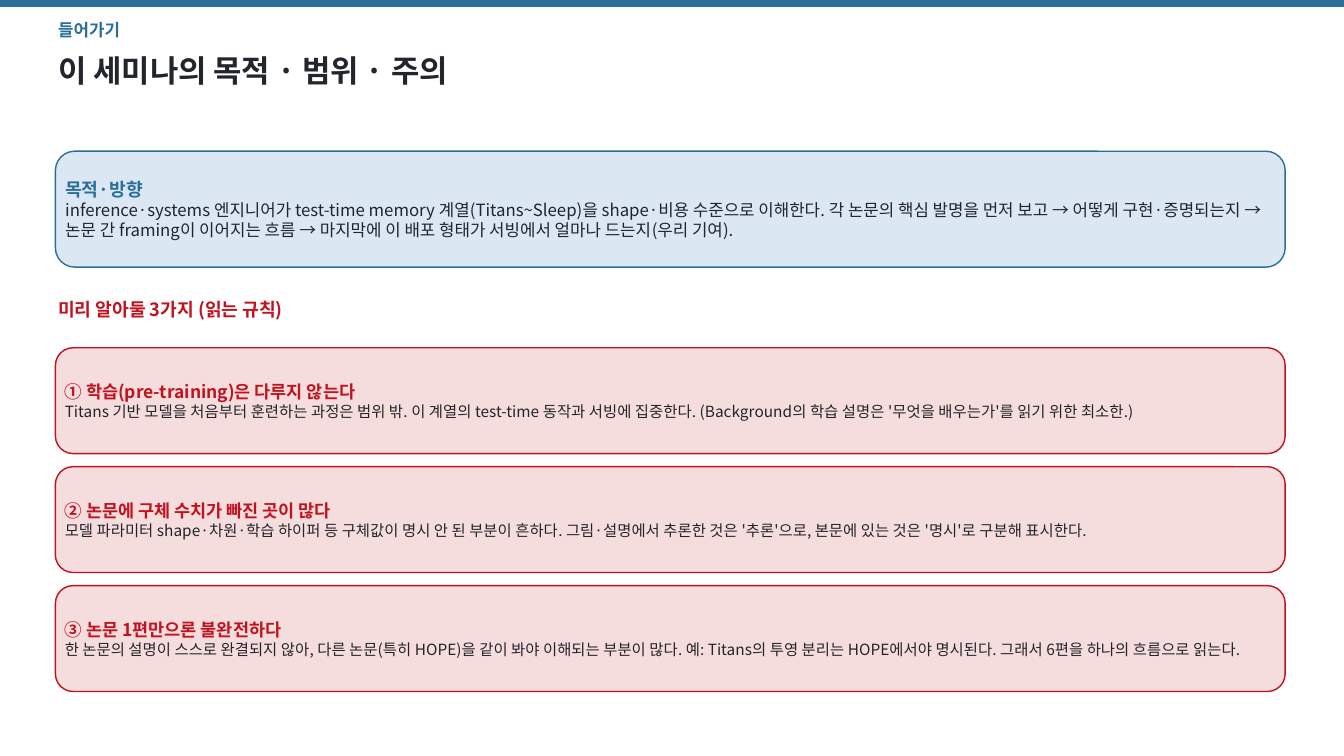
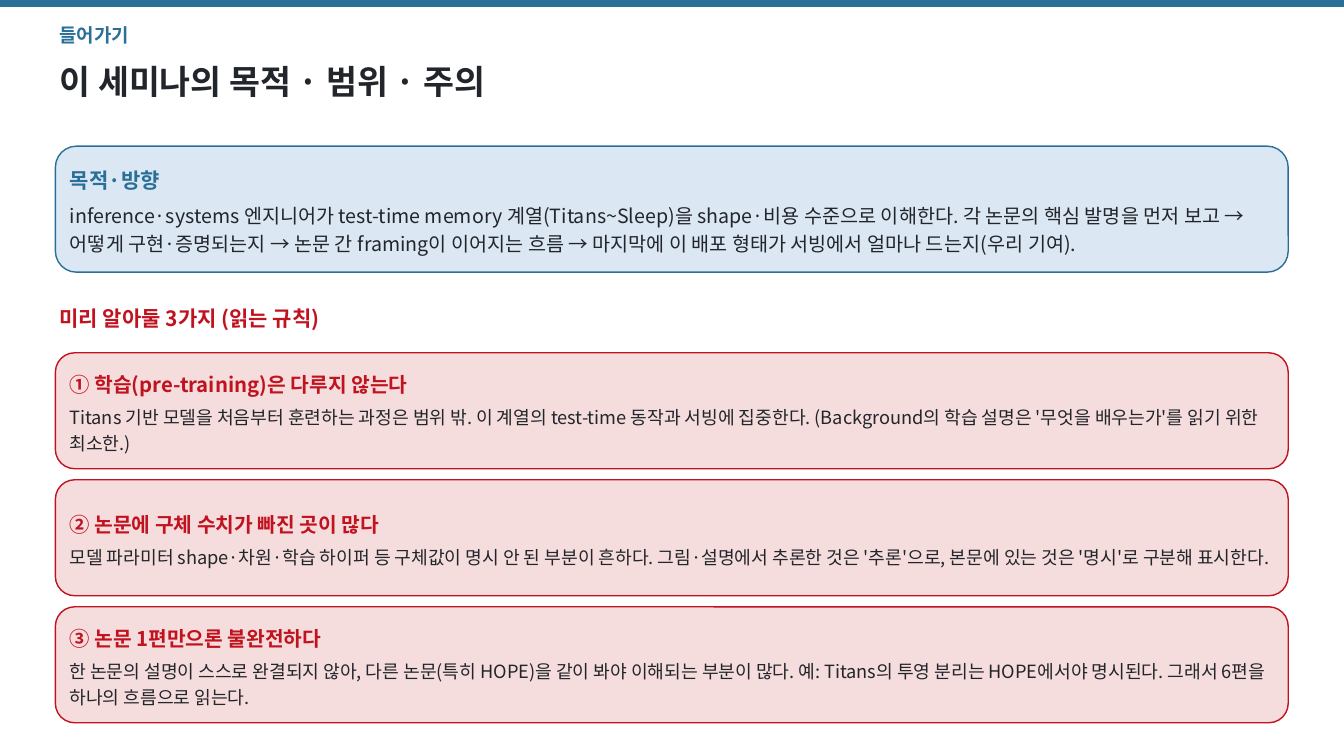
Before and after one commit to jimmylegendary/neural-memory-study, a slide deck: slide 3 of seminar/TTT-seminar.pptx. Drawn at 1344x756 pixels with LibreOffice and Linux fonts; fonts in the diff are those of the drawing. Boxes give left, top, right and bottom in pixels: in the first picture for what was removed or moved away, otherwise in the second. Text is boxed around its words. In the diff, an @@ line names an element or a change of style, - is before the commit and + after.

```diff
--- a/seminar/TTT-seminar.pptx
+++ b/seminar/TTT-seminar.pptx
@@ text "들어가기" at (x1=60, y1=26, x2=129, y2=44): size 12 to 13.5 pt; line spacing 1 to 1.2 @@
@@ text "이 세미나의 목적 · 범위 ..." at (x1=60, y1=65, x2=485, y2=97): size 22 to 24 pt; line spacing 1 to 1.2 @@
@@ rounded rectangle "목적·방향" resized from (x1=55, y1=151, x2=1286, y2=267) to (x1=55, y1=146, x2=1289, y2=272) @@
@@ rounded rectangle "목적·방향" at (x1=55, y1=146, x2=1289, y2=272): size 13 to 15 pt in "목적·방향"; size 12 to 14 pt; line spacing 1 to 1.18; more space between paragraphs @@
@@ text "미리 알아둘 3가지 (읽는 규칙)" at (x1=60, y1=308, x2=320, y2=330): size 13 to 15 pt; line spacing 1 to 1.2 @@
@@ rounded rectangle "① 학습(pre-training)은 다루지 않는다" resized from (x1=55, y1=348, x2=1286, y2=454) to (x1=55, y1=353, x2=1289, y2=469) @@
@@ rounded rectangle "① 학습(pre-training)은 다루지 않는다" at (x1=55, y1=353, x2=1289, y2=469): size 12.5 to 14.5 pt in "① 학습(pre-training)은 다루지 않는다"; size 11 to 13 pt in "Titans 기반 모델을 처음부터 훈련하는 과정은 범위 ..."; line spacing 1 to 1.18; more space between paragraphs @@
@@ rounded rectangle "② 논문에 구체 수치가 빠진 ..." resized from (x1=55, y1=467, x2=1286, y2=573) to (x1=55, y1=480, x2=1289, y2=596) @@
@@ rounded rectangle "② 논문에 구체 수치가 빠진 ..." at (x1=55, y1=480, x2=1289, y2=596): size 12.5 to 14.5 pt in "② 논문에 구체 수치가 빠진 곳이 많다"; size 11 to 13 pt in "모델 파라미터 shape·차원·학습 하이퍼 등 구체값이 명시 ..."; line spacing 1 to 1.18; more space between paragraphs @@
@@ rounded rectangle "③ 논문 1편만으론 불완전하다" resized from (x1=55, y1=586, x2=1286, y2=692) to (x1=55, y1=607, x2=1289, y2=723) @@
@@ rounded rectangle "③ 논문 1편만으론 불완전하다" at (x1=55, y1=607, x2=1289, y2=723): size 12.5 to 14.5 pt in "③ 논문 1편만으론 불완전하다"; size 11 to 13 pt in "한 논문의 설명이 스스로 완결되지 않아, 다른 ..."; line spacing 1 to 1.18; more space between paragraphs @@
```
Also in this commit, not shown: 12 other slides changed, 3 slides removed, 9 other files.
